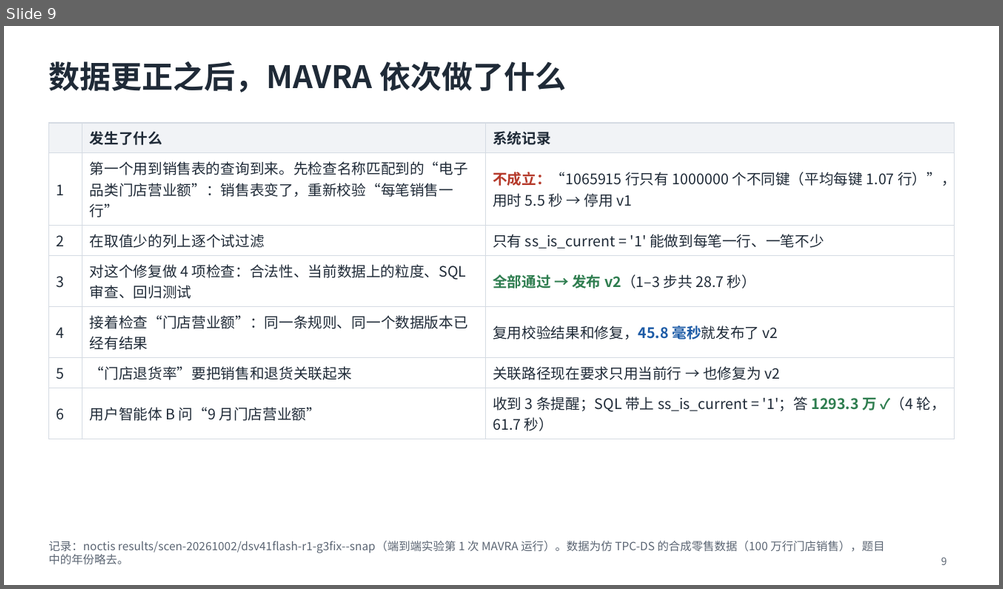
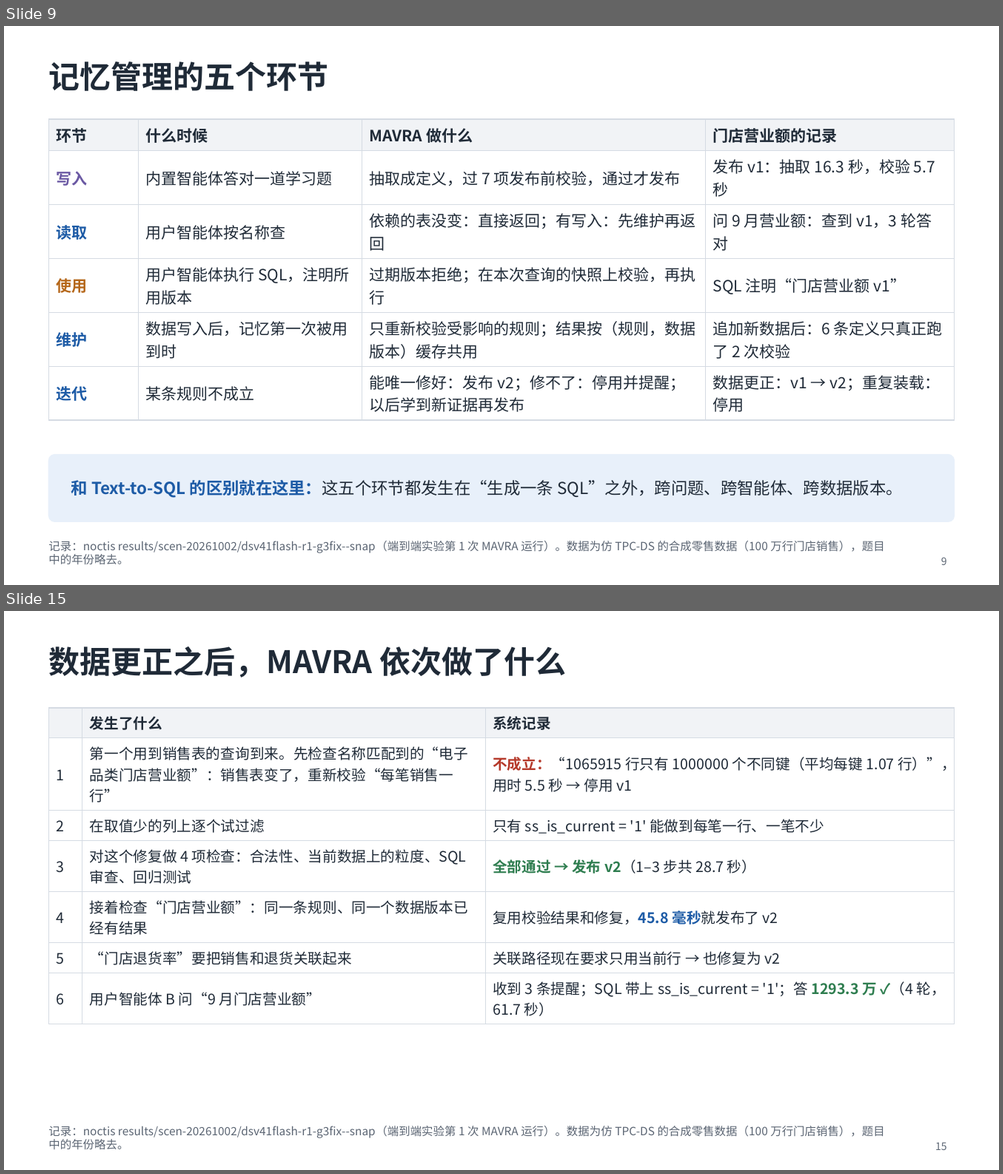
Before and after one commit to mmmttt000045/agent4db-adapter, a slide deck: docs/mavra-system.pptx. Shown one above the other, each under a label of ours: slide 9 before the commit, slides 9 and 15 after it; the slides between them are not shown. The pictures are 1003x589 and 1003x1174 pixels, drawn with LibreOffice and Linux fonts; fonts in the diff are those of the drawing. Boxes give left, top, right and bottom in pixels: in the first picture for what was removed or moved away, otherwise in the second. Text is boxed around its words. In the diff, an @@ line names an element or a change of style, - is before the commit and + after.

```diff
--- a/docs/mavra-system.pptx
+++ b/docs/mavra-system.pptx
@@ slide 9 added at (x1=4, y1=26, x2=999, y2=585), background #FFFFFF @@
@@ title added at (x1=48, y1=62, x2=328, y2=91), 30 pt, text #1F2A37, bold @@
+记忆管理的五个环节
@@ table added at (x1=48, y1=119, x2=954, y2=415), 6 rows, 4 columns @@
+环节 | 什么时候 | MAVRA 做什么 | 门店营业额的记录
+写入 | 内置智能体答对一道学习题 | 抽取成定义，过 7 项发布前校验，通过才发布 | 发布 v1：抽取 16.3 秒，校验 5.7 秒
+读取 | 用户智能体按名称查 | 依赖的表没变：直接返回；有写入：先维护再返回 | 问 9 月营业额：查到 v1，3 轮答对
+使用 | 用户智能体执行 SQL，注明所用版本 | 过期版本拒绝；在本次查询的快照上校验，再执行 | SQL 注明“门店营业额 v1”
+维护 | 数据写入后，记忆第一次被用到时 | 只重新校验受影响的规则；结果按（规则，数据版本）缓存共用 | 追加新数据后：6 条定义只真正跑了 2 次校验
+迭代 | 某条规则不成立 | 能唯一修好：发布 v2；修不了：停用并提醒；以后学到新证据再发布 | 数据更正：v1 → v2；重复装载：停用
@@ rounded rectangle added at (x1=48, y1=455, x2=954, y2=522), fill #E8F0FA, outline #E8F0FA 1 pt @@
@@ text added at (x1=71, y1=480, x2=902, y2=498), 16 pt, text #1F2A37 @@
+和 Text-to-SQL 的区别就在这里：这五个环节都发生在“生成一条 SQL”之外，跨问题、跨智能体、跨数据版本。
@@ text added at (x1=48, y1=541, x2=884, y2=565), 11 pt, text #5B6573 @@
+记录：noctis results/scen-20261002/dsv41flash-r1-g3fix--snap（端到端实验第 1 次 MAVRA 运行）。数据为仿 TPC-DS 的合成零售数据（100 万行门店销售），题目中的年份略去。
@@ page number added at (x1=941, y1=557, x2=947, y2=565), 10 pt, text #5B6573 @@
+9
@@ what was slide 9 is now slide 15 @@
@@ page number at (x1=935, y1=1142, x2=947, y2=1150): text changed @@
-9
+15
```
Also in this commit, not shown: 6 slides changed, 10 other slides added, 4 slides removed, 6 other files.
